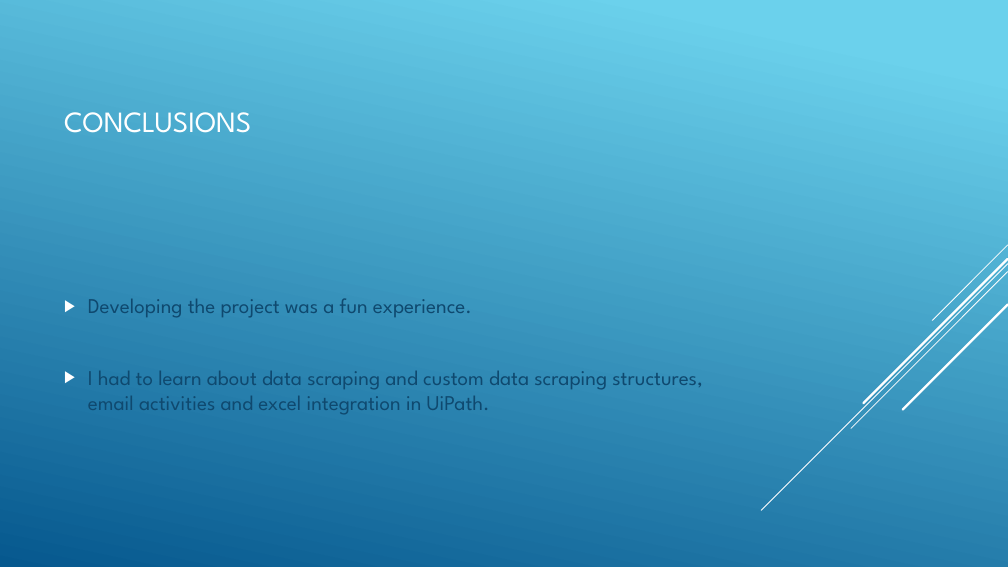
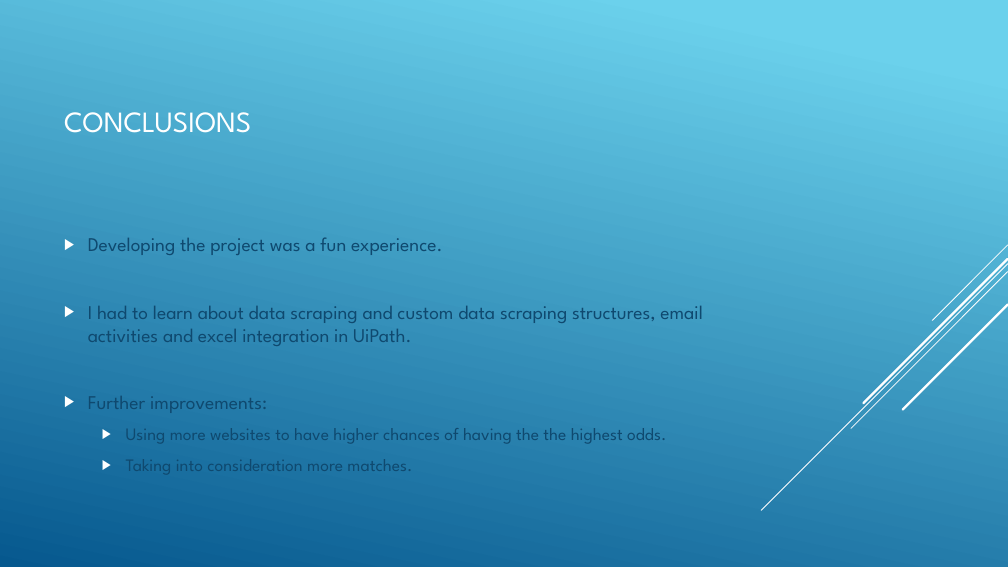
Before and after one commit to SevenStars07/rpa-project, a slide deck: slide 4 of presentation.pptx. Drawn at 1008x567 pixels with LibreOffice and Linux fonts; fonts in the diff are those of the drawing. Boxes give left, top, right and bottom in pixels: in the first picture for what was removed or moved away, otherwise in the second. Text is boxed around its words. In the diff, an @@ line names an element or a change of style, - is before the commit and + after.

```diff
--- a/presentation.pptx
+++ b/presentation.pptx
@@ text at box(88, 237, 703, 346): size 20 to 18.5 pt in "Developing the project was a fun experience.", "I had to learn about data scraping ..." @@
@@ text at box(88, 396, 666, 471): paragraphs added @@
+▶ Further improvements:
+  ▶ Using more websites to have higher chances of having the the highest odds.
+  ▶ Taking into consideration more matches.
```
Also in this commit, not shown: 2 other slides changed, 10 other files.
